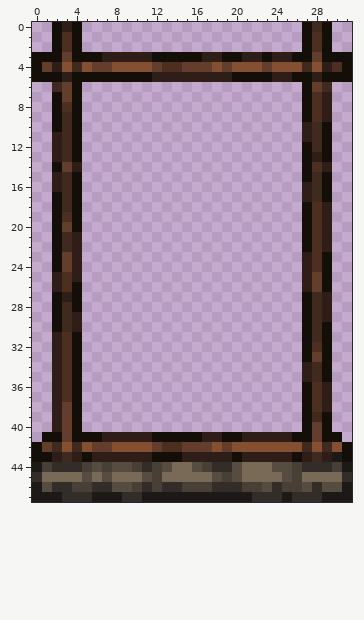
Two versions of one pixel-art sprite, content/Entities/Structures/Construction/construction.4x6.png. Above, as it was before the edit.
The file is 32x48 pixels.
The same view after the edit:
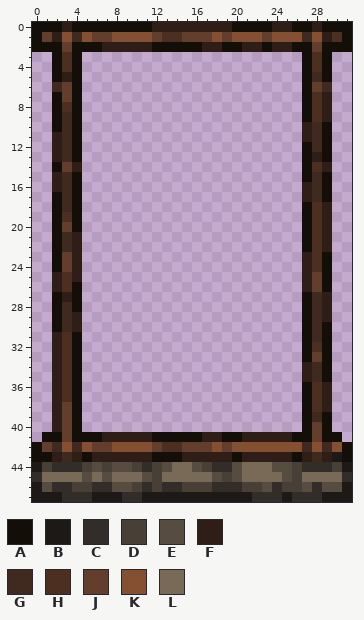
Palette (. is transparent): A #140e08  B #1c1917  C #322d29  D #483f37  E #564d40  F #2f1e17  G #40291f  H #4d2f21  J #643e2d  K #854f32  L #786a56
Edits made:
@@ x 0..31 @@
- 0 ..AFA......................AGA..
- 1 ..AHA......................AHA..
- 2 ..AHA......................AHA..
- 3 AAAJAAAFFFFFAAAAAFFAAFFAFFAAJAAA
- 4 AJFKGKJJKKKKJHHJJJKJKKKJKKKGKFHA
- 5 AAAFAAAAAAAAFFFFFFFFAAAAFFAAFAAA
+ 0 AAAFAAAAAAAAFFFFFFFFAAAAFFAAFAAA
+ 1 AJFKGKJJKKKKJHHJJJKJKKKJKKKGKFHA
+ 2 AAAJAAAFFFFFAAAAAFFAAFFAFFAAJAAA
+ 3 ..AHA......................AHA..
+ 4 ..AHA......................AHA..
+ 5 ..AFA......................AGA..
  6 ..GJA......................AJG..
